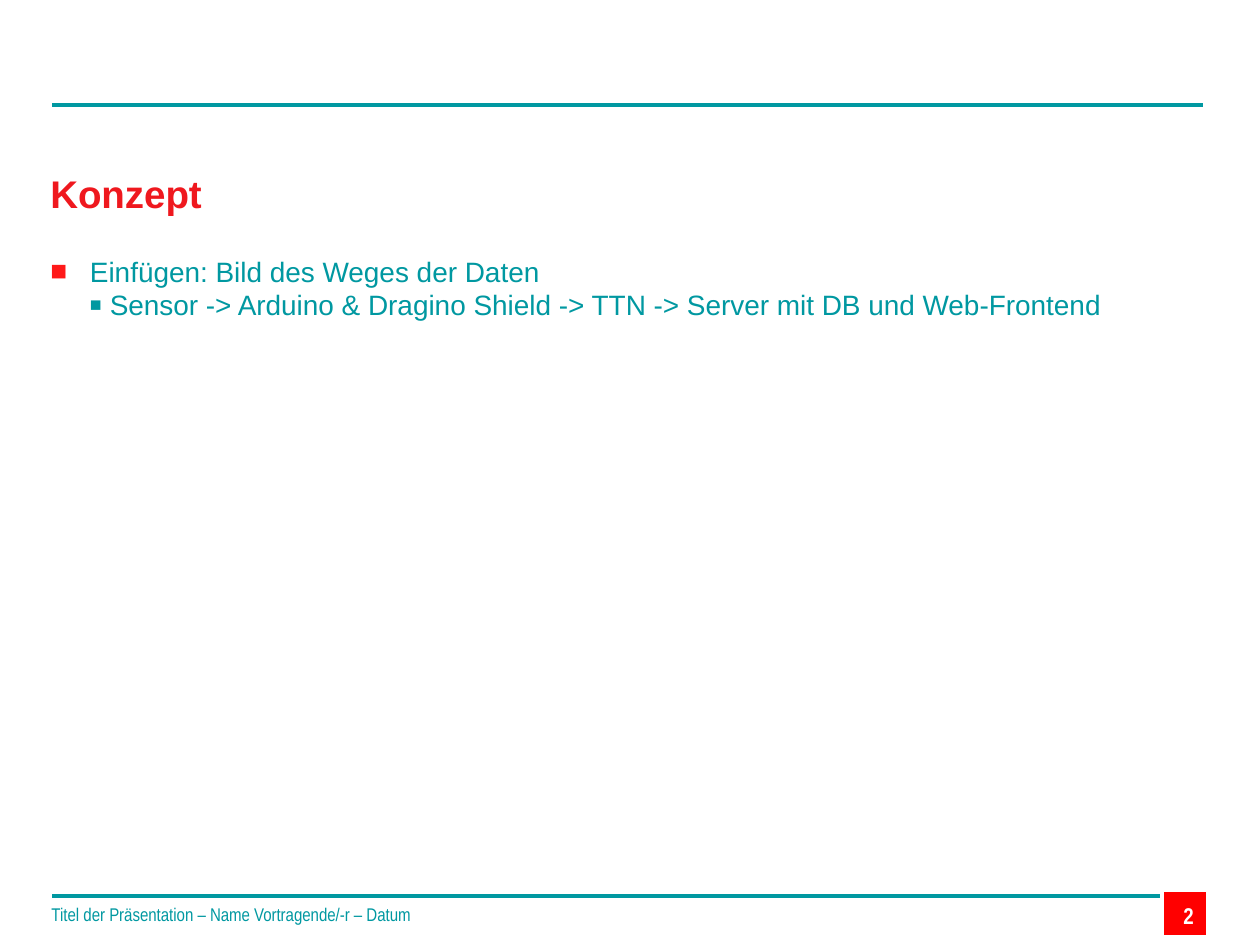
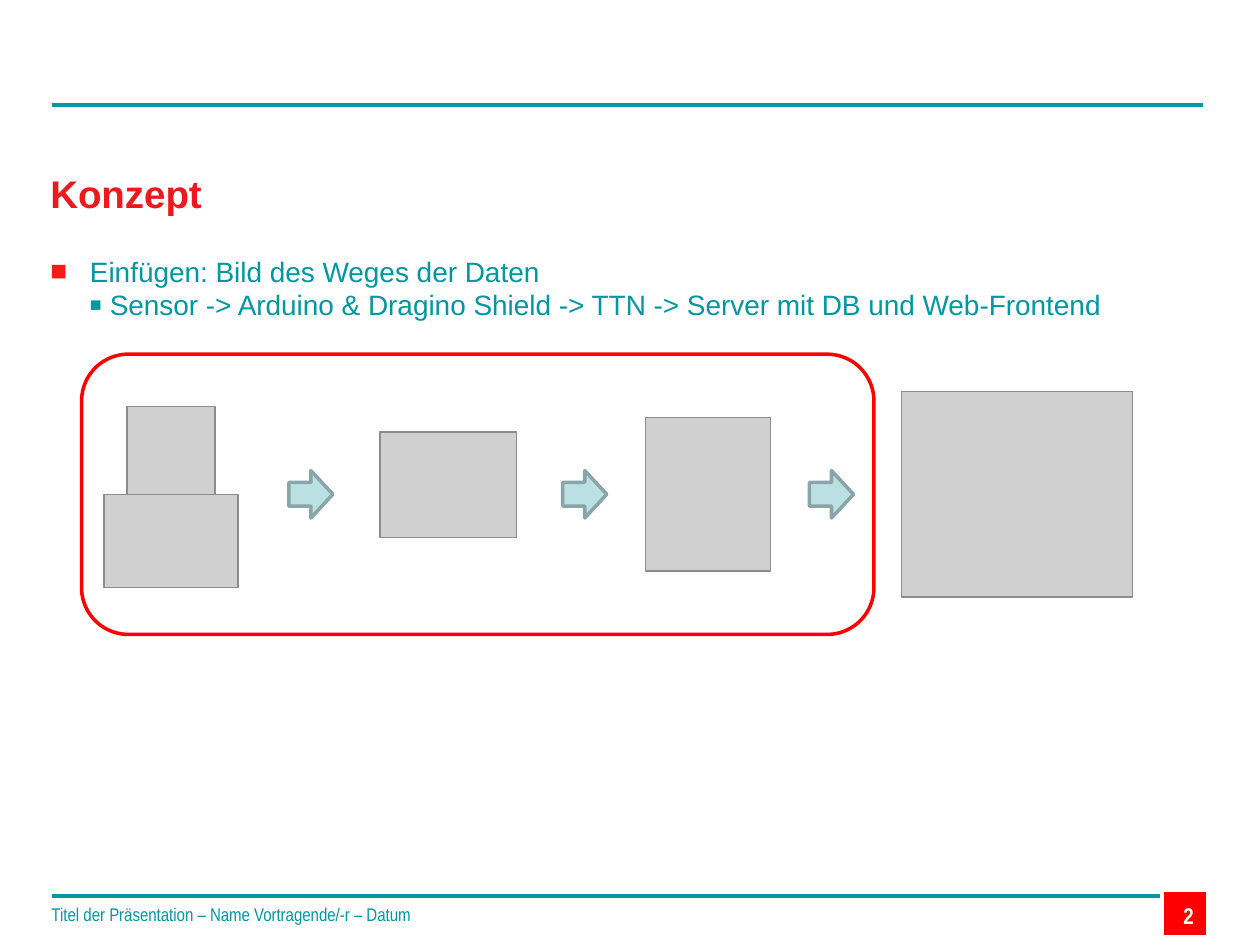
Before and after one commit to technologiestiftung/flussbad, a slide deck: slide 2 of doc/Praesentation_Meeting_13.06.2017.pptx. Drawn at 1260x945 pixels with LibreOffice and Linux fonts; fonts in the diff are those of the drawing; grey boxes stand for pictures; background and template pictures are left out. Boxes give left, top, right and bottom in pixels: in the first picture for what was removed or moved away, otherwise in the second. Text is boxed around its words. In the diff, an @@ line names an element or a change of style, - is before the commit and + after.

Commit message:
added pictures showing basic data flow

```diff
--- a/doc/Praesentation_Meeting_13.06.2017.pptx
+++ b/doc/Praesentation_Meeting_13.06.2017.pptx
@@ rounded rectangle added at box(82, 354, 874, 634), outline #FF0000 2 pt @@
@@ picture added at box(127, 406, 215, 494) @@
@@ picture added at box(645, 417, 770, 571) @@
@@ picture added at box(902, 392, 1133, 597) @@
@@ picture added at box(379, 432, 515, 538) @@
@@ right arrow added at box(289, 471, 333, 519), fill #BBE0E3, outline #8AA6A8 2 pt @@
@@ right arrow added at box(563, 471, 607, 519), fill #BBE0E3, outline #8AA6A8 2 pt @@
@@ right arrow added at box(809, 471, 853, 519), fill #BBE0E3, outline #8AA6A8 2 pt @@
@@ picture added at box(105, 494, 238, 587) @@
```
